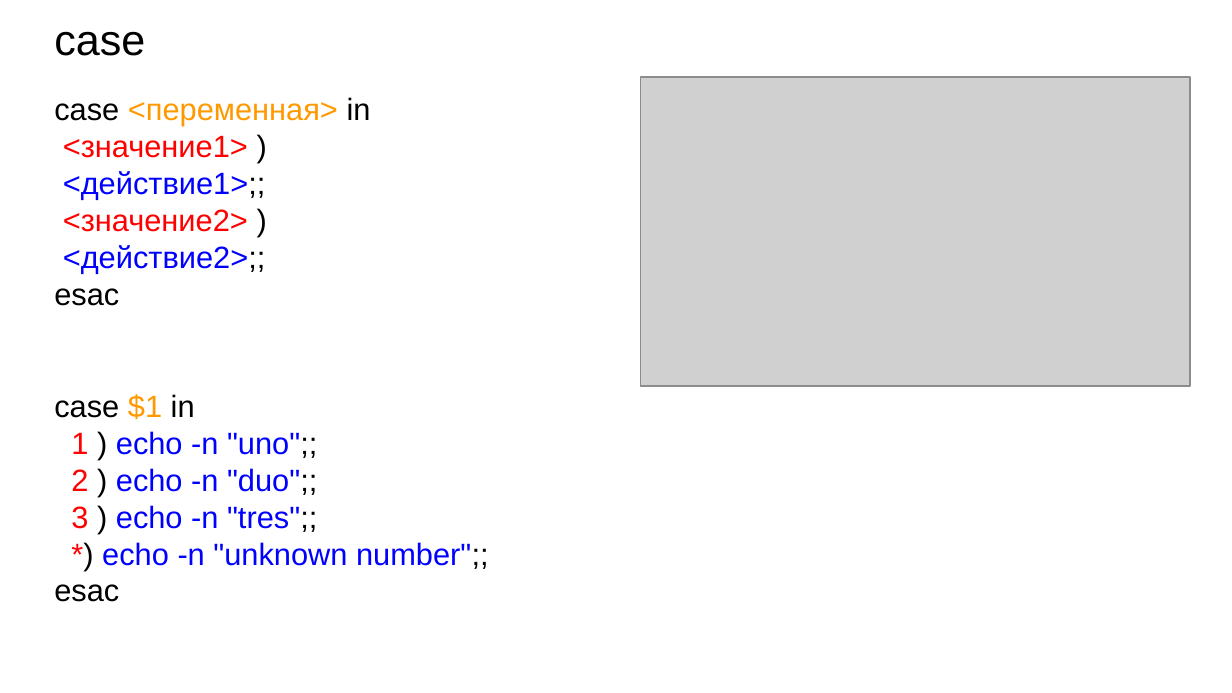
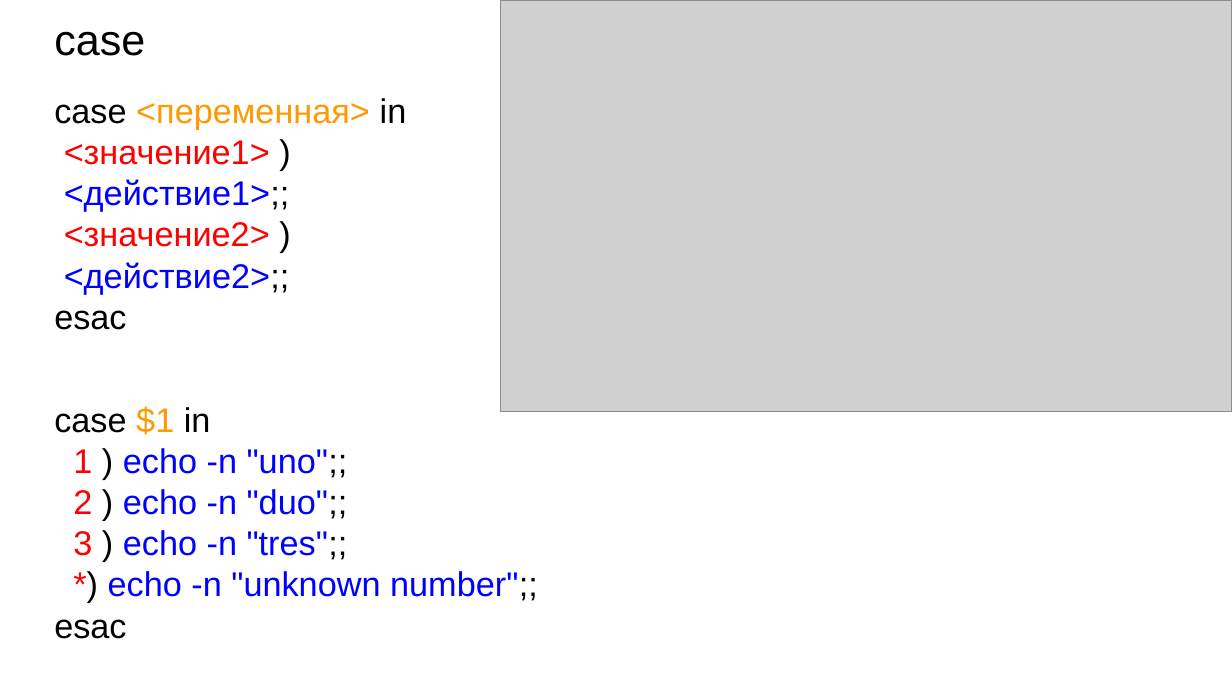
Before and after one commit to XoM9choK37/server-administration, a slide deck: slide 11 of theory/Облако/Лекции/3. bash.pptx. Drawn at 1232x693 pixels with LibreOffice and Linux fonts; fonts in the diff are those of the drawing; grey boxes stand for pictures. Boxes give left, top, right and bottom in pixels: in the first picture for what was removed or moved away, otherwise in the second. Text is boxed around its words. In the diff, an @@ line names an element or a change of style, - is before the commit and + after.

```diff
--- a/theory/Облако/Лекции/3. bash.pptx
+++ b/theory/Облако/Лекции/3. bash.pptx
@@ picture: place and size @@
-picture at (641,78,1190,387)
+picture at (500,0,1232,411)
@@ text "case <переменная> in" at (54,98,407,330): size 18 to 20 pt @@
@@ text "case $1 in" at (54,406,538,639): size 18 to 20 pt @@
@@ text "case $1 in": place and size @@
-text "case $1 in" at (54,394,489,602)
+text "case $1 in" at (54,406,538,639)
```
Also in this commit, not shown: 13 other slides changed, 10 slides added, 1 slide removed, 32 other files.
